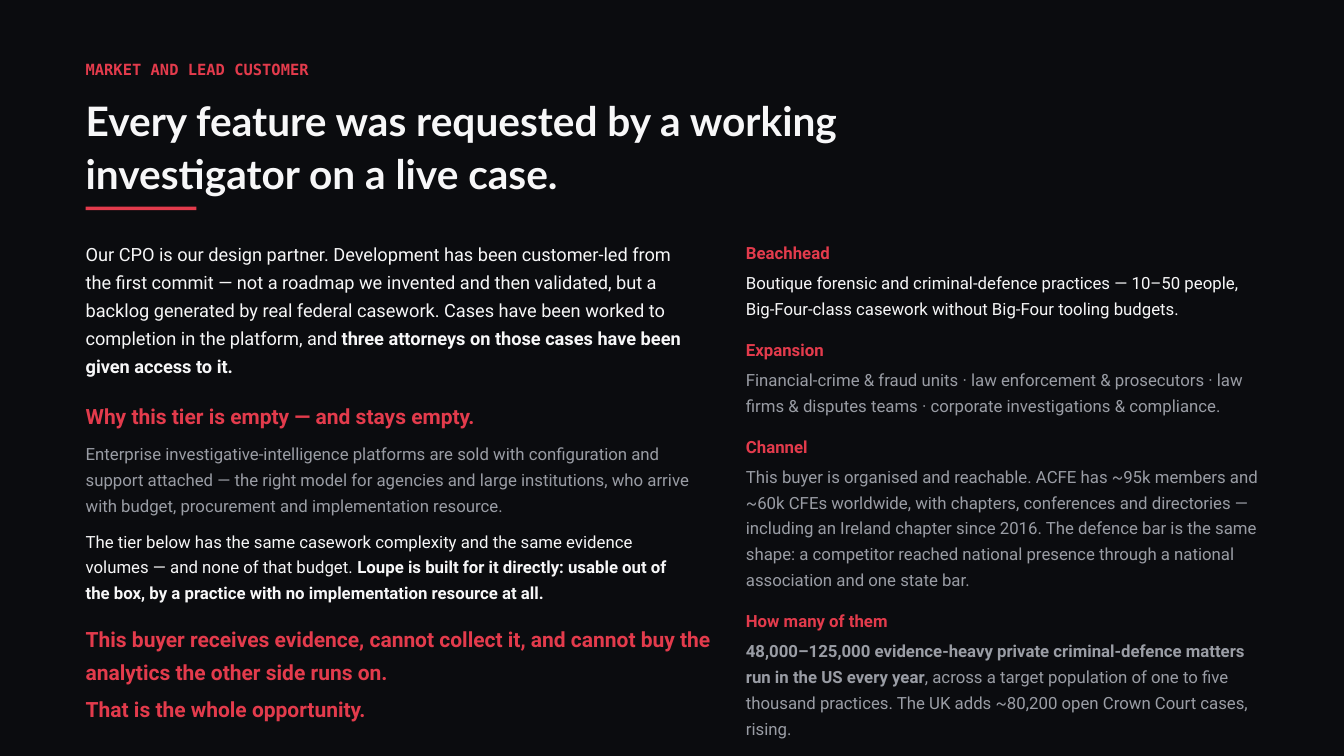
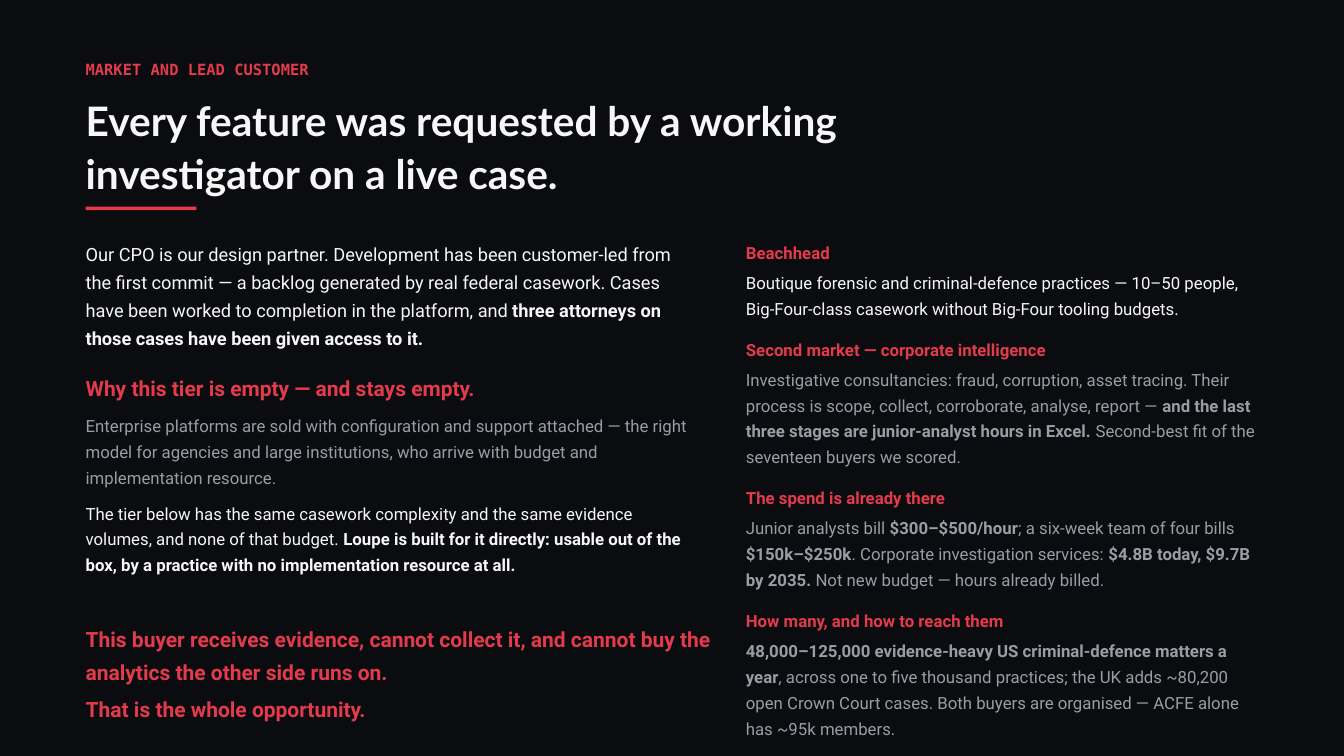
Before and after one commit to conorbowles51/owl-n4j, a slide deck: slide 7 of Loupe-NDRC-deck.pptx. Drawn at 1344x756 pixels with LibreOffice and Linux fonts; fonts in the diff are those of the drawing. Boxes give left, top, right and bottom in pixels: in the first picture for what was removed or moved away, otherwise in the second. Text is boxed around its words. In the diff, an @@ line names an element or a change of style, - is before the commit and + after.

```diff
--- a/Loupe-NDRC-deck.pptx
+++ b/Loupe-NDRC-deck.pptx
@@ text at (86,247,671,349): text changed @@
-Our CPO is our design partner. Development has been customer-led from the first commit — not a roadmap we invented and then validated, but a backlog generated by real federal casework. Cases have been worked to completion in the platform, and three attorneys on those cases have been given access to it.
+Our CPO is our design partner. Development has been customer-led from the first commit — a backlog generated by real federal casework. Cases have been worked to completion in the platform, and three attorneys on those cases have been given access to it.
@@ text at (746,343,1255,735): text changed @@
-Expansion
-Financial-crime & fraud units · law enforcement & prosecutors · law firms & disputes teams · corporate investigations & compliance.
-Channel
-This buyer is organised and reachable. ACFE has ~95k members and ~60k CFEs worldwide, with chapters, conferences and directories — including an Ireland chapter since 2016. The defence bar is the same shape: a competitor reached national presence through a national association and one state bar.
-How many of them
-48,000–125,000 evidence-heavy private criminal-defence matters run in the US every year, across a target population of one to five thousand practices. The UK adds ~80,200 open Crown Court cases, rising.
+Second market — corporate intelligence
+Investigative consultancies: fraud, corruption, asset tracing. Their process is scope, collect, corroborate, analyse, report — and the last three stages are junior-analyst hours in Excel. Second-best fit of the seventeen buyers we scored.
+The spend is already there
+Junior analysts bill $300–$500/hour; a six-week team of four bills $150k–$250k. Corporate investigation services: $4.8B today, $9.7B by 2035. Not new budget — hours already billed.
+How many, and how to reach them
+48,000–125,000 evidence-heavy US criminal-defence matters a year, across one to five thousand practices; the UK adds ~80,200 open Crown Court cases. Both buyers are organised — ACFE alone has ~95k members.
@@ text at (86,419,687,575): text changed; text colour #9A9DA5 to #F7F7F8 @@
-Enterprise investigative-intelligence platforms are sold with configuration and support attached — the right model for agencies and large institutions, who arrive with budget, procurement and implementation resource.
-The tier below has the same casework complexity and the same evidence volumes — and none of that budget. Loupe is built for it directly: usable out of the box, by a practice with no implementation resource at all.
+Enterprise platforms are sold with configuration and support attached — the right model for agencies and large institutions, who arrive with budget and implementation resource.
+The tier below has the same casework complexity and the same evidence volumes, and none of that budget. Loupe is built for it directly: usable out of the box, by a practice with no implementation resource at all.
```
Also in this commit, not shown: 4 other slides changed, 6 other files.
